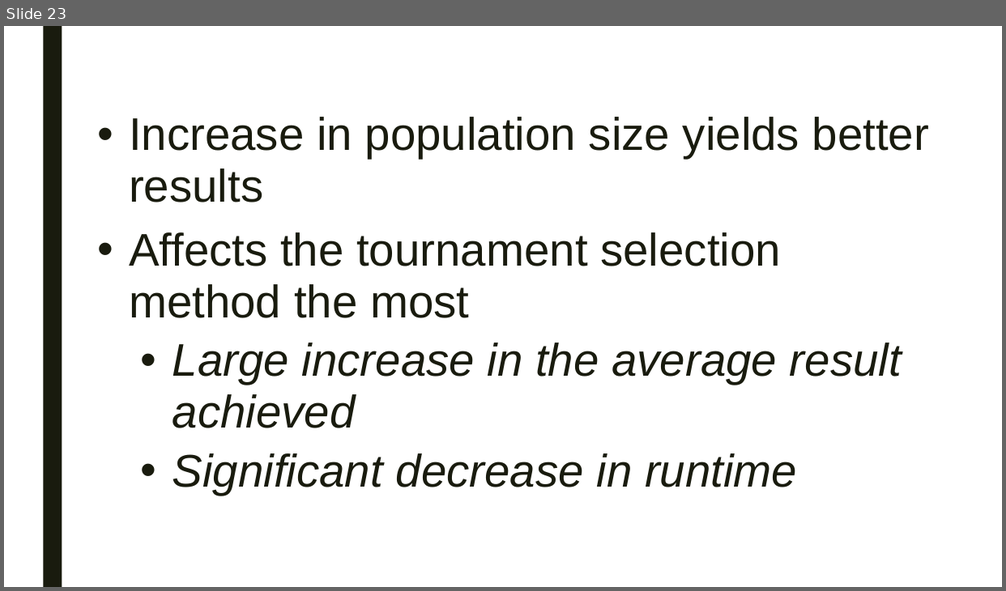
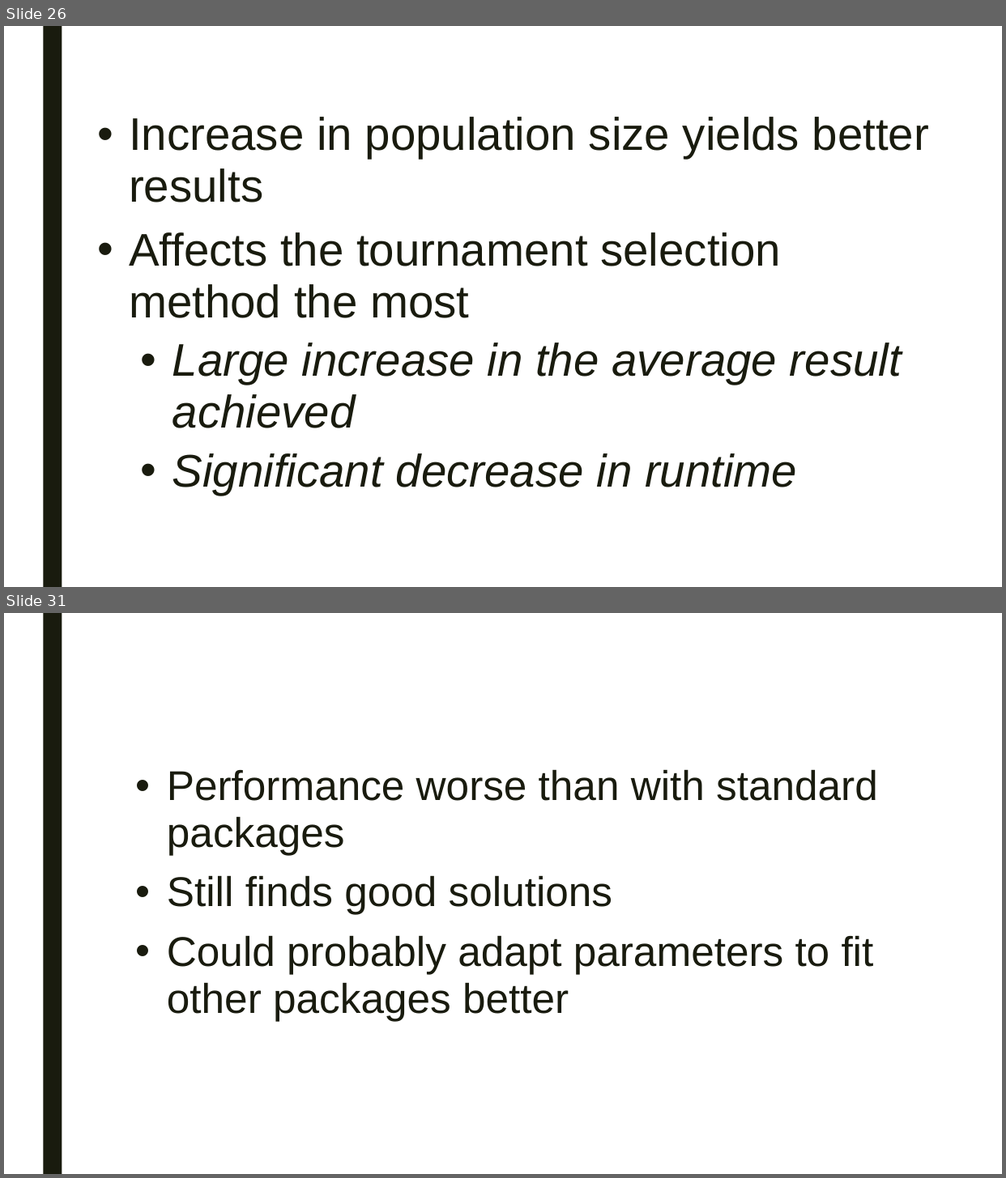
Before and after one commit to swengeler/PP3, a slide deck: Report, presentation and related stuff/Knapsack_problem.pptx. Shown one above the other, each under a label of ours: slide 23 before the commit, slides 26 and 31 after it; the slides between them are not shown. The pictures are 1006x591 and 1006x1178 pixels, drawn with LibreOffice and Linux fonts; fonts in the diff are those of the drawing. Boxes give left, top, right and bottom in pixels: in the first picture for what was removed or moved away, otherwise in the second. Text is boxed around its words. In the diff, an @@ line names an element or a change of style, - is before the commit and + after.

```diff
--- a/Report, presentation and related stuff/Knapsack_problem.pptx
+++ b/Report, presentation and related stuff/Knapsack_problem.pptx
@@ slide 31 added at (4,613,1002,1174), background #FFFFFF; not listed: 1 template element that a slide beside it also shows @@
@@ text added at (167,769,878,1021), 40 pt, text #191B0E @@
+• Performance worse than with standard packages
+• Still finds good solutions
+• Could probably adapt parameters to fit other packages better
@@ what was slide 23 is now slide 26 @@
```
Also in this commit, not shown: 13 slides changed, 12 other slides added, 8 slides removed.
